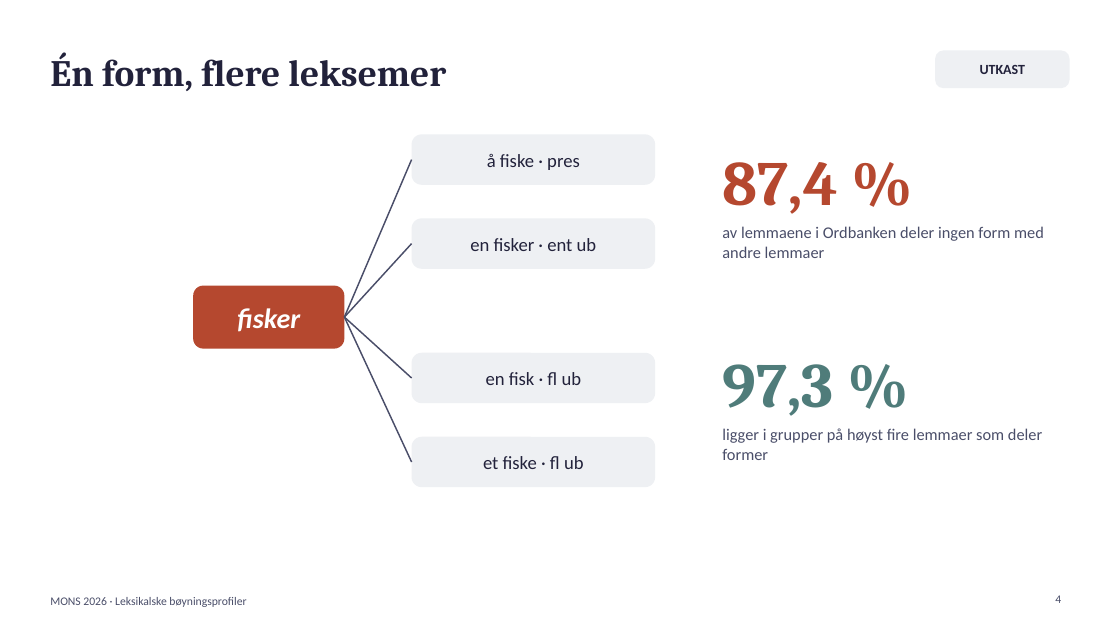
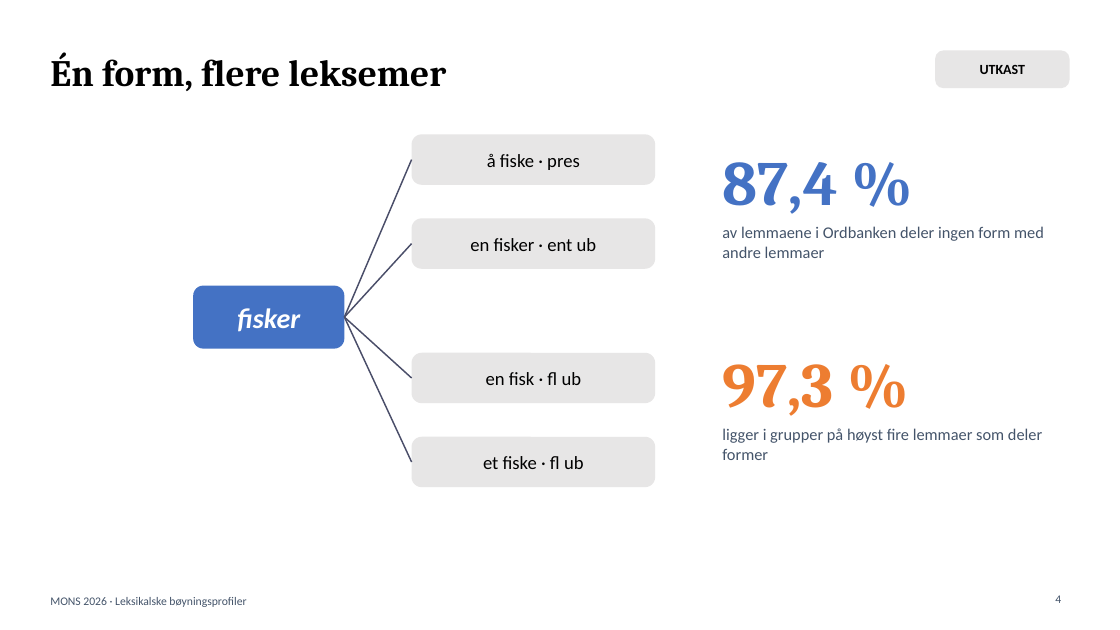
Before and after one commit to Yoonsen/B-yning, a slide deck: slide 4 of tekst/mons_presentasjon.pptx. Drawn at 1120x630 pixels with LibreOffice and Linux fonts; fonts in the diff are those of the drawing. Boxes give left, top, right and bottom in pixels: in the first picture for what was removed or moved away, otherwise in the second. Text is boxed around its words. In the diff, an @@ line names an element or a change of style, - is before the commit and + after.

```diff
--- a/tekst/mons_presentasjon.pptx
+++ b/tekst/mons_presentasjon.pptx
@@ title "Én form, flere leksemer" at box(50, 52, 446, 91): text colour #22223B to #000000 @@
@@ text "87,4 %" at box(722, 162, 838, 214): text colour #B5482F to #4472C4 @@
@@ rounded rectangle "fisker" at box(193, 286, 344, 349): fill #B5482F to #4472C4 @@
@@ text "97,3 %" at box(722, 364, 833, 416): text colour #4F7C7A to #ED7D31 @@
@@ text colour #22223B to #000000; fill #EEF0F3 to #E7E6E6 in 5 elements at box(935, 50, 1070, 88), box(412, 134, 655, 185), box(412, 218, 655, 269), box(412, 353, 655, 403), box(412, 437, 655, 487) @@
```
Also in this commit, not shown: 10 other slides changed, 7 other files.
